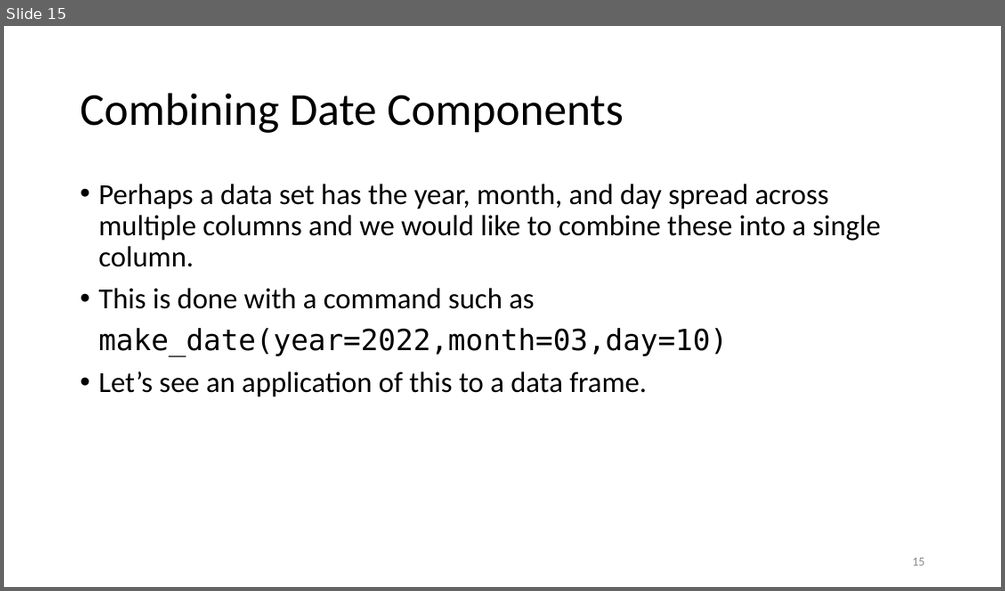
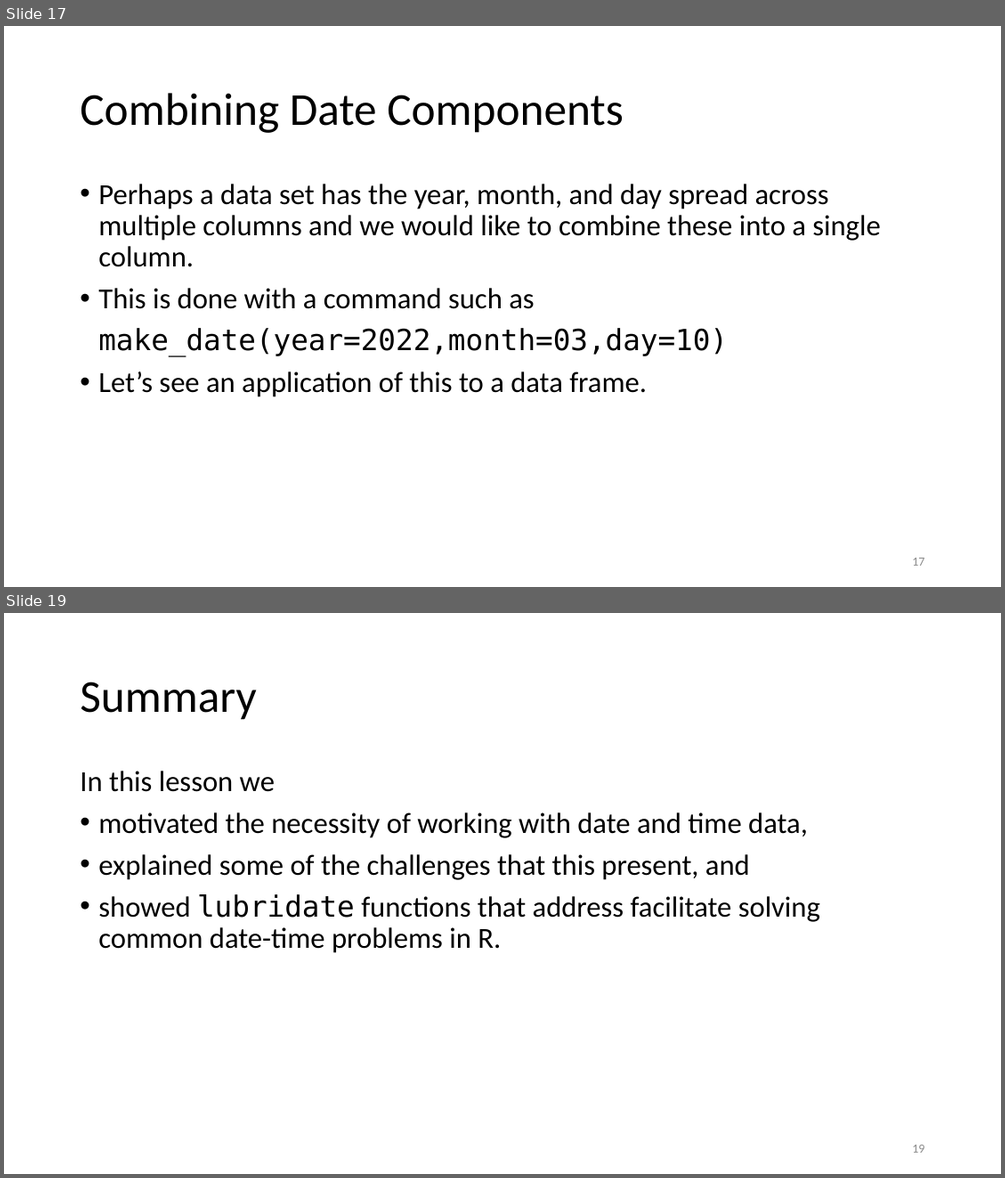
Before and after one commit to jmgraham30/SWBmodules, a slide deck: slides/dates_times_with_r.pptx. Shown one above the other, each under a label of ours: slide 15 before the commit, slides 17 and 19 after it; the slides between them are not shown. The pictures are 1005x591 and 1005x1178 pixels, drawn with LibreOffice and Linux fonts; fonts in the diff are those of the drawing. Boxes give left, top, right and bottom in pixels: in the first picture for what was removed or moved away, otherwise in the second. Text is boxed around its words. In the diff, an @@ line names an element or a change of style, - is before the commit and + after.

```diff
--- a/slides/dates_times_with_r.pptx
+++ b/slides/dates_times_with_r.pptx
@@ slide 19 added at box(4, 613, 1001, 1174), background #FFFFFF @@
@@ title added at box(80, 682, 256, 720), 44 pt, text #000000 @@
+Summary
@@ text added at box(80, 771, 820, 953), 28 pt, text #000000 @@
+In this lesson we
+• motivated the necessity of working with date and time data,
+• explained some of the challenges that this present, and
+• showed lubridate functions that address facilitate solving common date-time problems in R.
@@ page number added at box(912, 1144, 924, 1152), 12 pt, text #8C8C8C @@
+19
@@ what was slide 15 is now slide 17 @@
@@ page number at box(912, 557, 924, 565): text changed @@
-15
+17
```
Also in this commit, not shown: 5 slides changed, 4 other slides added, 2 other files.
